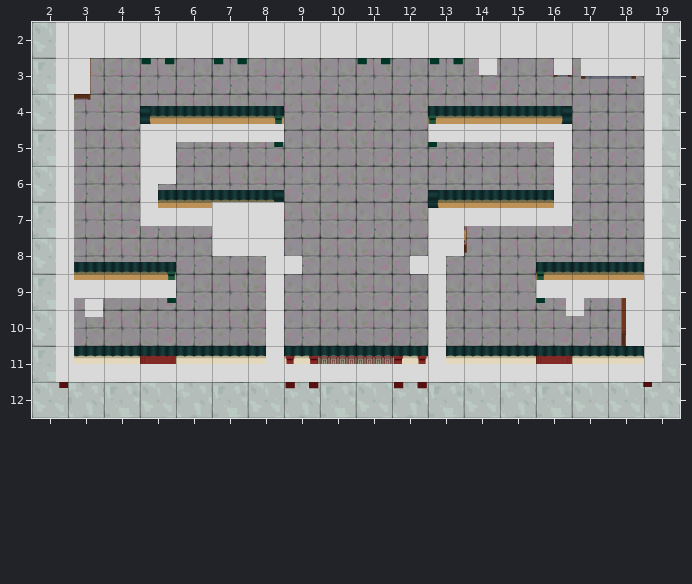
One commit to this Tiled map (JSON): Assets/tileset/levels/level-14-past.json. That is the earlier state.
Cells are 128x128 px. Shown: x 2..19, y 2..12.
Once edited:
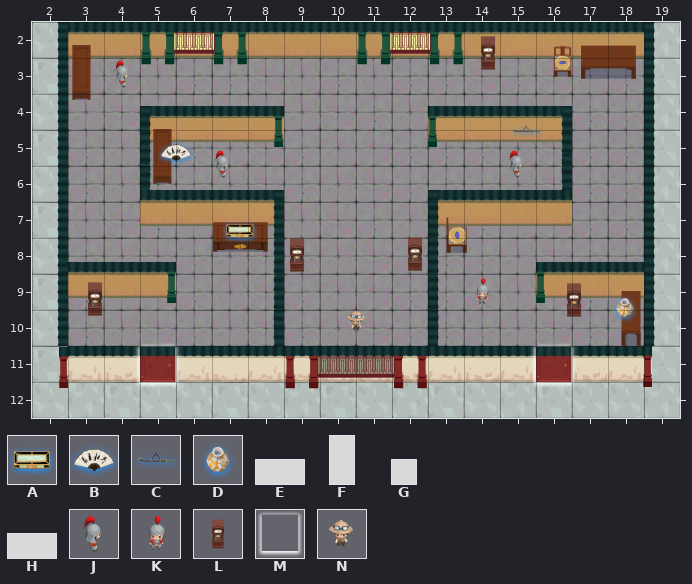
Key: from "tileset": A 5 "artifact_box_jade", B 9 "artifact_fan_2", C 23 "artifact_sword_blue", D 32 "artifact_vase_gold", E 35 "box2", F 36 "box3", G 37 "box4", H 39 "box6", J 51 "enemy_moving", K 52 "enemy_static", L 88 "resource_clock", M 145 "exit", N 167 "character-placeholder".
Objects are placed by their top-left corner, in cells (3,4 is the top-left corner of cell 3,4); size is 1x1 cell unless given.
Difference:
--- layer "item" (now shown)
+L "resource_clock" at 13.9,2.1 size 1.6x1.6
+C "artifact_sword_blue" at 15.2,4.5
+B "artifact_fan_2" at 5.5,5.1
+A "artifact_box_jade" at 7.3,7.3
+L "resource_clock" at 11.9,7.7 size 1.6x1.6
+L "resource_clock" at 8.6,7.7 size 1.6x1.6
+D "artifact_vase_gold" at 18,9.4
+L "resource_clock" at 3,8.9 size 1.6x1.6
+L "resource_clock" at 16.3,8.9 size 1.6x1.6
--- layer "character" (now shown)
+N "character-placeholder" at 10.5,9.8
--- layer "guard" (now shown)
+J "enemy_moving" at 4,2.9
+J "enemy_moving" at 6.8,5.4
+J "enemy_moving" at 15,5.4
+K "enemy_static" at 14,9
--- layer "exit" (now shown)
+M "exit" at 15.8,10.9 size 1.3x1.3
+M "exit" at 4.8,10.9 size 1.3x1.3
--- layer "obs" (now hidden)
-H "box6" at 3,2 size 2x1
-H "box6" at 5,2 size 2x1
-H "box6" at 7,2 size 2x1
-H "box6" at 9,2 size 2x1
-H "box6" at 11,2 size 2x1
-H "box6" at 13,2 size 2x1
-H "box6" at 15,2 size 2x1
-H "box6" at 17,2 size 2x1
-F "box3" at 2.7,2 size 0.5x1
-F "box3" at 19,2 size 0.5x1
-G "box4" at 14.4,3 size 0.5x0.5
-G "box4" at 16.5,3 size 0.5x0.5
-E "box2" at 17.2,3 size 1x0.5
-E "box2" at 18.2,3 size 1x0.5
-F "box3" at 3.1,3 size 0.5x1
-F "box3" at 2.7,3 size 0.5x1
-F "box3" at 19,3 size 0.5x1
-F "box3" at 2.7,4 size 0.5x1
-F "box3" at 19,4 size 0.5x1
-E "box2" at 5,4.8 size 1x0.5
-E "box2" at 6,4.8 size 1x0.5
-E "box2" at 7,4.8 size 1x0.5
-E "box2" at 8,4.8 size 1x0.5
-E "box2" at 13,4.8 size 1x0.5
-E "box2" at 14,4.8 size 1x0.5
-E "box2" at 15,4.8 size 1x0.5
-E "box2" at 16,4.8 size 1x0.5
-F "box3" at 2.7,5 size 0.5x1
-F "box3" at 19,5 size 0.5x1
-F "box3" at 5.5,5.2 size 0.5x1
-F "box3" at 16.5,5.2 size 0.5x1
-F "box3" at 5,5.3 size 0.5x1
-G "box4" at 5.5,6 size 0.5x0.5
-F "box3" at 2.7,6 size 0.5x1
-F "box3" at 19,6 size 0.5x1
-F "box3" at 16.5,6.2 size 0.5x1
-F "box3" at 5,6.3 size 0.5x1
-E "box2" at 16,7.2 size 1x0.5
-E "box2" at 15,7.2 size 1x0.5
-E "box2" at 14,7.2 size 1x0.5
-E "box2" at 13,7.2 size 1x0.5
-E "box2" at 5,7.2 size 1x0.5
-E "box2" at 6,7.2 size 1x0.5
-F "box3" at 2.7,7 size 0.5x1
-F "box3" at 19,7 size 0.5x1
-G "box4" at 13,7.5 size 0.5x0.5
-H "box6" at 7,7 size 2x1
-F "box3" at 13.5,7.5 size 0.5x1
-E "box2" at 8,8 size 1x0.5
-E "box2" at 7,8 size 1x0.5
-F "box3" at 13,8 size 0.5x1
-F "box3" at 2.7,8 size 0.5x1
-F "box3" at 19,8 size 0.5x1
-G "box4" at 9,8.5 size 0.5x0.5
-G "box4" at 12.5,8.5 size 0.5x0.5
-G "box4" at 8.5,8.5 size 0.5x0.5
-E "box2" at 16,9.2 size 1x0.5
-E "box2" at 17,9.2 size 1x0.5
-E "box2" at 18,9.2 size 1x0.5
-E "box2" at 3,9.2 size 1x0.5
-E "box2" at 4,9.2 size 1x0.5
-E "box2" at 5,9.2 size 1x0.5
-G "box4" at 16.8,9.2 size 0.5x0.5
-F "box3" at 13,9 size 0.5x1
-F "box3" at 2.7,9 size 0.5x1
-F "box3" at 19,9 size 0.5x1
-F "box3" at 8.5,9 size 0.5x1
-G "box4" at 16.8,9.7 size 0.5x0.5
-G "box4" at 3.5,9.7 size 0.5x0.5
-F "box3" at 18.5,9.5 size 0.5x1
-F "box3" at 13,10 size 0.5x1
-F "box3" at 2.7,10 size 0.5x1
-F "box3" at 19,10 size 0.5x1
-F "box3" at 8.5,10 size 0.5x1
-F "box3" at 18.5,10 size 0.5x1
-G "box4" at 13,11 size 0.5x0.5
-G "box4" at 8.5,11 size 0.5x0.5
-F "box3" at 2.7,11 size 0.5x1
-F "box3" at 19,11 size 0.5x1
-E "box2" at 3,11.5 size 1x0.5
-E "box2" at 4,11.5 size 1x0.5
-E "box2" at 5,11.5 size 1x0.5
-E "box2" at 6,11.5 size 1x0.5
-E "box2" at 7,11.5 size 1x0.5
-E "box2" at 8,11.5 size 1x0.5
-E "box2" at 9,11.5 size 1x0.5
-E "box2" at 10,11.5 size 1x0.5
-E "box2" at 11,11.5 size 1x0.5
-E "box2" at 12,11.5 size 1x0.5
-E "box2" at 13,11.5 size 1x0.5
-E "box2" at 14,11.5 size 1x0.5
-E "box2" at 15,11.5 size 1x0.5
-E "box2" at 16,11.5 size 1x0.5
-E "box2" at 18,11.5 size 1x0.5
-E "box2" at 17,11.5 size 1x0.5
Where, in picture pixels (left, top, right, bottom), the same in both pictures:
changed: (56, 22, 662, 387)
